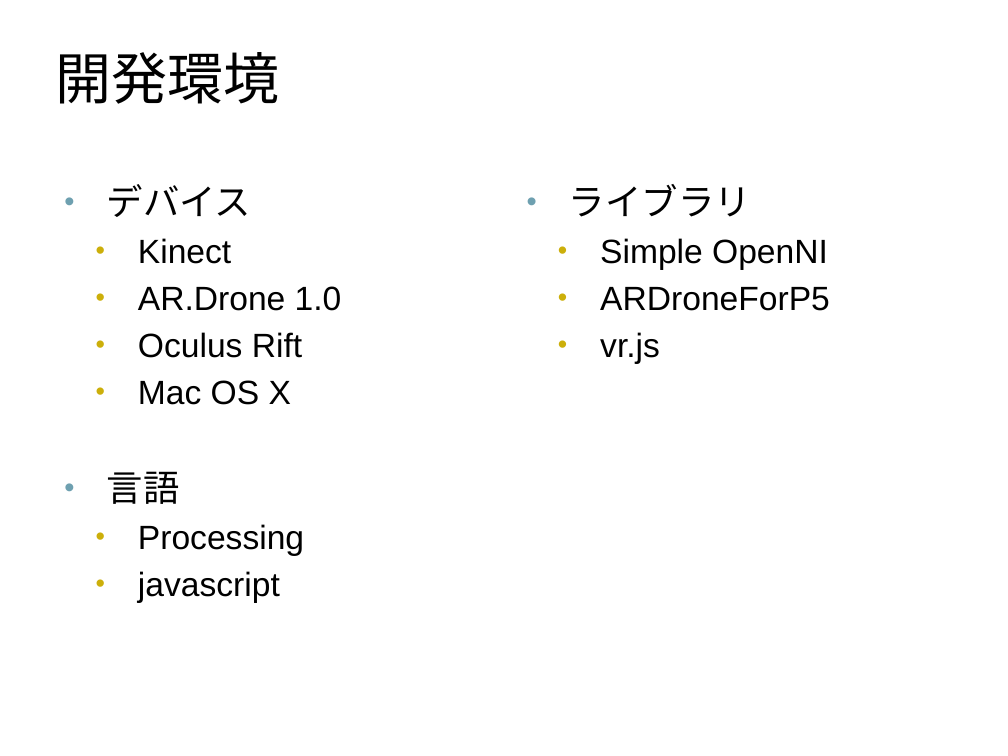
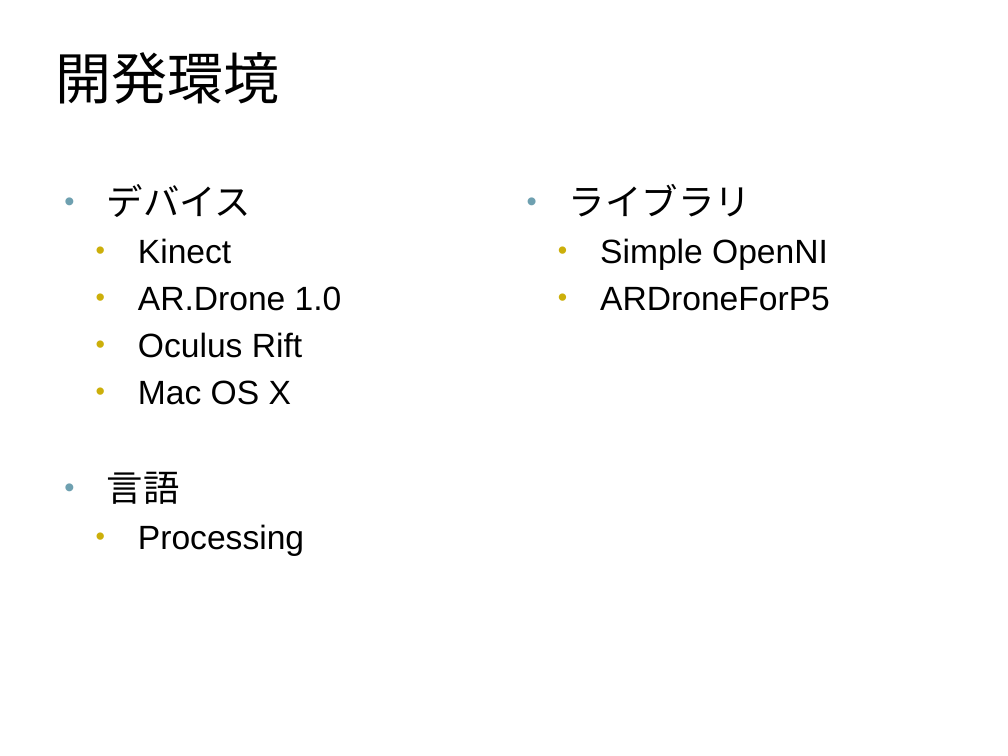
Before and after one commit to Kender09/dcl.apple, a slide deck: slide 5 of KinecDroneFin.pptx. Drawn at 1008x756 pixels with LibreOffice and Linux fonts; fonts in the diff are those of the drawing. Boxes give left, top, right and bottom in pixels: in the first picture for what was removed or moved away, otherwise in the second. Text is boxed around its words. In the diff, an @@ line names an element or a change of style, - is before the commit and + after.

```diff
--- a/KinecDroneFin.pptx
+++ b/KinecDroneFin.pptx
@@ text at (600, 332, 660, 364): paragraph removed @@
-    • vr.js
@@ text at (138, 571, 280, 603): paragraph removed @@
-    • javascript
```
Also in this commit, not shown: 3 other slides changed, 11 other files.
